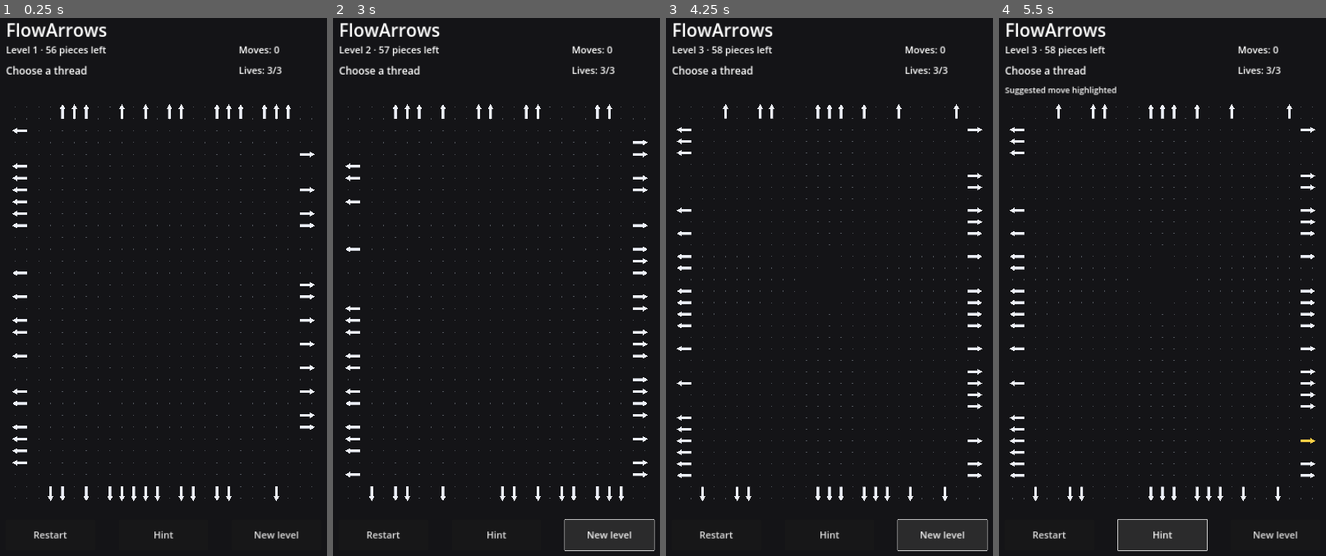
Above: before the commit, frames 1-4 (left to right).
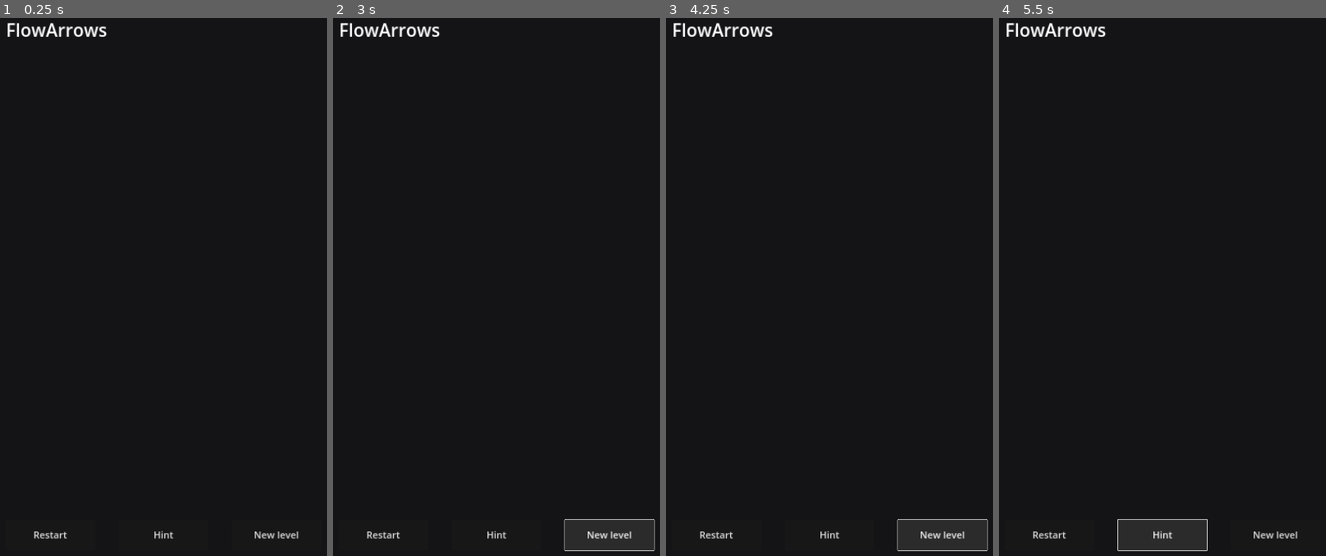
Above: after the commit, the same moments.

Repository: AiRigaLabs01/FlowArrows
Game: Godot game, scene res://src/game/main.tscn
Two runs of this game, one before a commit and one after it. Both use one fixed random seed, a clock stepped at 60 frames per second and the inputs below.
Inputs:
- Up to frame 1 (0.25 s): no input
- Up to frame 2 (3 s): click "Restart" at 0.5 s; click "Restart" at 1.25 s; click "Restart" at 2 s; click "New level" at 2.75 s
- Up to frame 3 (4.25 s): click "New level" at 3.5 s
- Up to frame 4 (5.5 s): click "Hint" at 4.25 s; click "Hint" at 5 s

The runs differ from the first frame. In frame 1, 2.5% of the frame differs, in the area x 1-97%, y 5-90%; in frame 2, 2.6%; in frame 3, 2.6%; in frame 4, 2.9%.
Error after the commit: Invalid access to property or key 'board' on a base object of type 'Dictionary'. (res://src/game/main.gd:134)

Commit message:
Remove fallback level generation

Diff:
--- a/src/core/generator.gd
+++ b/src/core/generator.gd
@@ -48,14 +48,16 @@
 		best["target_difficulty_score"] = target_score
 		best["target_board_density"] = target_density
 		return best
-	return _generate_safe_multicell_fallback(piece_count, board_size)
+
+	# No emergency board: generation failure must stay visible during development.
+	# Hiding it behind a simplistic fallback makes it impossible to judge the real generator.
+	return {}
 
 func _target_difficulty_score(piece_count: int, complexity: int) -> int:
 	var level_term: int = maxi(complexity - 1, 0)
 	return piece_count * 5 + 70 + level_term * 24 + int(pow(float(level_term), 1.25) * 5.0)
 
 func _target_board_density(complexity: int) -> float:
-	# Dense by default, but leave just enough empty cells to preserve exit corridors.
 	return minf(0.84 + float(maxi(complexity - 1, 0)) * 0.006, 0.91)
 
 func _generate_reverse_solvable(piece_count: int, board_size: Vector2i, complexity: int, target_density: float) -> Dictionary:
@@ -92,8 +94,6 @@
 	for i in range(insertion_order.size() - 1, -1, -1):
 		known_solution.append(insertion_order[i])
 
-	# Reverse construction is already a proof of solvability. Keep the graph solver
-	# as an independent correctness oracle and to derive the actual dependency order.
 	var graph_solution: Array[String] = DependencySolverScript.new().solve(board)
 	if graph_solution.size() != piece_count:
 		return {}
@@ -105,9 +105,6 @@
 	}
 
 func _build_exit_aware_path(board_size: Vector2i, occupied: Dictionary, complexity: int, ideal_length: int) -> Dictionary:
-	# Pick the arrow head first. Its forward ray must currently be clear, which makes
-	# the new thread removable by construction. Later inserted threads are allowed to
-	# occupy that ray and become blockers, naturally creating an acyclic dependency DAG.
 	var seed: Dictionary = _choose_exit_seed(board_size, occupied)
 	if seed.is_empty():
 		return {}
@@ -192,8 +189,6 @@
 			var ray_steps: int = _clear_exit_ray_steps(head, direction, board_size, occupied)
 			if ray_steps < 0:
 				continue
-			# Prefer heads deeper inside the field and near existing geometry. This is the
-			# key difference from the old fallback-like look where all heads sat on edges.
 			var score := float(ray_steps * 5 + _occupied_neighbor_count(head, occupied) * 3)
 			score += rng.randf() * 3.0
 			if score > best_score:
@@ -203,7 +198,6 @@
 	if not best.is_empty():
 		return best
 
-	# Deterministic scan as a last chance when the board is already very dense.
 	for y in range(board_size.y):
 		for x in range(board_size.x):
 			var head := Vector2i(x, y)
@@ -237,8 +231,6 @@
 			var key := _cell_key(neighbor)
 			if _inside(neighbor, board_size) and not occupied.has(key) and not path_keys.has(key):
 				free_neighbors += 1
-		# Pack near existing lines, but preserve enough onward choices to avoid short
-		# dead-end fragments. A small random term prevents repeated regular patterns.
 		var score := _occupied_neighbor_count(cell, occupied) * 3 + free_neighbors * 2 + rng.randi_range(0, 2)
 		if score > best_score:
 			best_score = score
@@ -257,34 +249,6 @@
 func _piece_id(index: int) -> String:
 	return "P%d" % index
 
-func _generate_safe_multicell_fallback(piece_count: int, board_size: Vector2i) -> Dictionary:
-	var pieces: Array = []
-	var slots: Array = []
-	for x in range(2, board_size.x - 2):
-		slots.append([[Vector2i(x, 1), Vector2i(x, 0)], Vector2i.UP])
-		slots.append([[Vector2i(x, board_size.y - 2), Vector2i(x, board_size.y - 1)], Vector2i.DOWN])
-	for y in range(2, board_size.y - 2):
-		slots.append([[Vector2i(1, y), Vector2i(0, y)], Vector2i.LEFT])
-		slots.append([[Vector2i(board_size.x - 2, y), Vector2i(board_size.x - 1, y)], Vector2i.RIGHT])
-	piece_count = mini(piece_count, slots.size())
-	for i in range(slots.size() - 1, 0, -1):
-		var j := rng.randi_range(0, i)
-		var tmp = slots[i]
-		slots[i] = slots[j]
-		slots[j] = tmp
-	for i in range(piece_count):
-		var cells: Array[Vector2i] = []
-		for cell in slots[i][0]:
-			cells.append(cell)
-		pieces.append(PieceScript.new("F%d" % i, cells, slots[i][1]))
-	var board = BoardScript.new(board_size.x, board_size.y, pieces)
-	var solution: Array[String] = DependencySolverScript.new().solve(board)
-	return {
-		"board": board,
-		"known_solution": solution,
-		"difficulty": DifficultyScript.new().estimate(board, solution),
-	}
-
 func _inside(cell: Vector2i, board_size: Vector2i) -> bool:
 	return cell.x >= 0 and cell.x < board_size.x and cell.y >= 0 and cell.y < board_size.y
 
